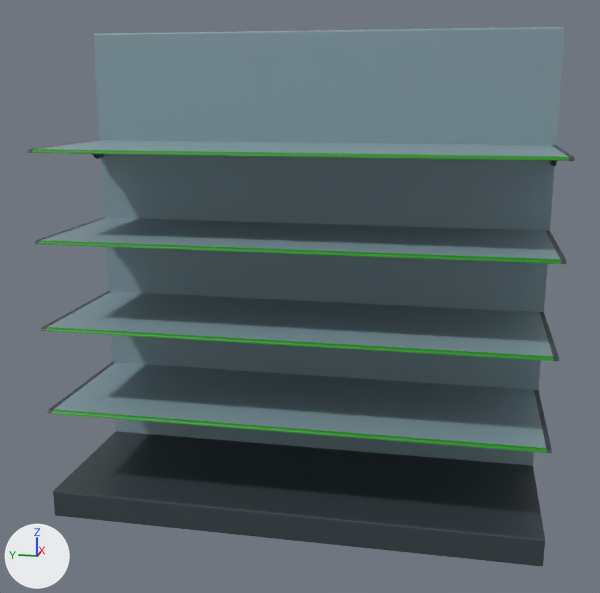
Two versions of the glTF model assets/models/shelves/Shelf_4row_col.glb, one commit apart.
Rendered twice from a 50 mm camera at (-5.42, 0.52, 2.62) aimed at (-0.07, 1.59, 1.28). Lighting does not change. The marker at lower left points along +X, +Y and +Z. The older version comes first. Vertices at exactly the same position are counted once.

The scene before the commit, as lines of its bpy script (objects in view):
```python
me_cube_014 = bpy.data.meshes.new('Cube.014')
me_cube_014.from_pydata(...)  # 786 vertices, 1580 faces; spans x -1.0..1.0, y 0.0..3.0, z 0.0..3.0
me_cube_014.materials.append(mat_shelves_003)  # picture img_desertmap_imphenziapalette01_256_gradient
ob_shelf_4row_col = bpy.data.objects.new('Shelf_4row_col', me_cube_014)
ob_shelf_4row_col.location = (0.0, 0.0, 0.0)
```
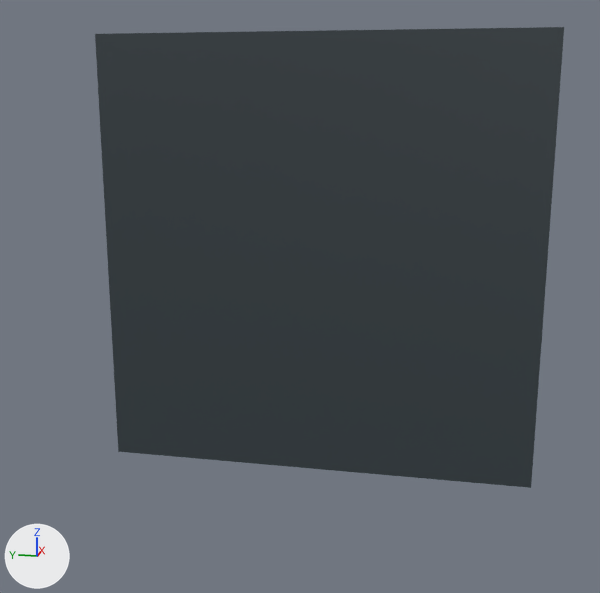
Changed parts and their boxes [x1, y1, x2, y2] in the pictures (600 x 593 px):
'Shelf_4row_col', reshaped (14% narrower, 14% shorter)
    before: [27, 27, 575, 566]
    after: [95, 27, 564, 488]
part 1 of me_cube_014, deleted (cyan)
    before: [27, 27, 575, 566]

Diff of the bpy script that builds the scene:
```diff
--- a/assets/models/shelves/Shelf_4row_col.glb.py
+++ b/assets/models/shelves/Shelf_4row_col.glb.py
@@ me_cube_014 @@
 # used by ob_shelf_4row_col; location = (0.0, 0.0, 0.0)
-me_cube_014.from_pydata(...)  # 786 vertices, 1580 faces; spans x -1.0..1.0, y 0.0..3.0, z 0.0..3.0
+me_cube_014.from_pydata(...)  # 410 vertices, 820 faces; spans x 0.0..1.0, y 0.0..3.0, z 0.0..3.0
+# me_cube_014 part 1: 376 vertices removed from x -1.0..-0.01, y 0.0..3.0, z 0.0..3.0
 me_cube_014.materials.append(mat_shelves_003)
```
